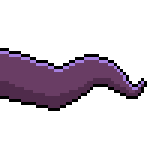
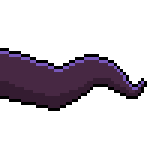
Layered file, before and after one edit (w=150, h=150). Changes by layer:
pixels changed over bbox(0, 51, 144, 108) (layer not identified)
